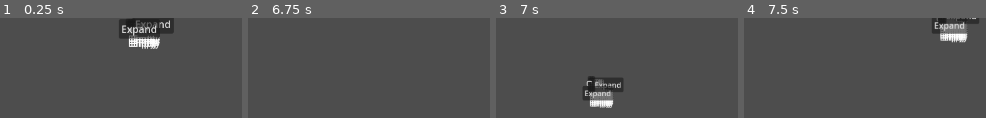
Above: before the commit, frames 1-4 (left to right).
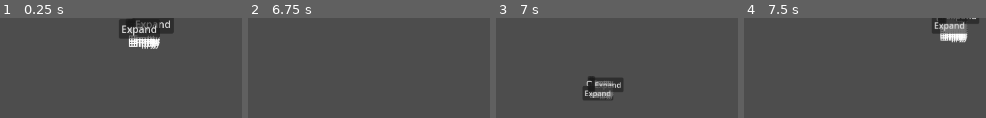
Above: after the commit, the same moments.

Repository: AtkinTC/Godot-Garden
Game: Godot game, scene res://Scenes/main.tscn
The game is run twice, just before and just after one commit, with the same random seed, the same clock (stepped at 60 frames per second) and the same inputs.
Inputs (mouse positions are in pixels of both pictures, inside the frame that each line leads up to):
- Up to frame 1 (0.25 s): no input
- Up to frame 2 (6.75 s): click (376, 21) at 0.52 s; click "Expand" at 1.25 s; click "Expand" at 2 s; tap Enter at 2.75, 5, 6.5 s; move the mouse to (outside the picture) at 2.77 s; hold D (ui_right) 2.78-3.53 s; tap Mouse wheel up (zoom_in) at 2.85, 4.35, 5.85 s; move the mouse to (outside the picture) at 3.52 s; hold S (ui_down) 3.53-4.28 s; tap Mouse wheel down (zoom_out) at 3.6, 5.1, 6.6 s; tap Space at 4.25, 5.75 s; move the mouse to (outside the picture) at 4.27 s; hold D (ui_right) 4.28-5.03 s; move the mouse to (outside the picture) at 5.02 s; hold W (ui_up) 5.03-5.78 s; move the mouse to (outside the picture) at 5.77 s; hold A (ui_left) from 5.78 s (still down); move the mouse to (outside the picture) at 6.52 s
- Up to frame 3 (7 s): keep holding A (ui_left)
- Up to frame 4 (7.5 s): move the mouse to (outside the picture) at 7.27 s; release A (ui_left) at 7.28 s; hold S (ui_down) from 7.28 s (still down); tap Mouse wheel up (zoom_in) at 7.35 s

Frames 1-2 are identical in both runs. In frame 3, 1.2% of the frame differs, in the area x 38-49%, y 61-90%; in frame 4, nothing differs.
Error after the commit: Invalid access to property or key 'minimum_size' on a base object of type 'TextureProgressBar'. (res://Scenes/Garden/GardenPlotNode.gd:67)

Commit message:
GardenPlot display changes when camera zooms out

Diff:
--- a/Scenes/Garden/GardenPlotNode.gd
+++ b/Scenes/Garden/GardenPlotNode.gd
@@ -1,7 +1,16 @@
 extends Control
 class_name GardenPlotNode
 
+enum ZOOM_STATES {ZOOMED_IN, ZOOMED_OUT}
+
+var zoom_state = ZOOM_STATES.ZOOMED_IN
+@export var zoom_threshold := 0.75
+
 var plot_coord : Vector2
+
+@onready var body : Control = $V
+
+@onready var body_min : Control = $VMin
 
 @onready var coord_label : Label = $V/CoordLabel
 @onready var planted_label : Label = $V/PlantedLabel
@@ -13,16 +22,17 @@
 
 func _ready():
 	update_display()
+	update_zoom_state()
 
 func _process(delta):
 	update_display()
+	update_zoom_state()
 
 func set_plot_coord(_plot_coord : Vector2) -> void:
 	plot_coord = _plot_coord
 
 func update_display() -> void:
 	coord_label.text = str(plot_coord)
-
 	var garden_plot : GardenPlot = PlantManager.get_garden_plot(plot_coord)
 	if(!garden_plot):
 		return
@@ -37,6 +47,34 @@
 
 	water_progress_bar.max_value = garden_plot.get_water_capacity()
 	water_progress_bar.value = garden_plot.get_water_level()
+
+func update_zoom_state() -> void:
+	var zoom_level = CameraManager.get_camera_zoom_level()
+
+	if(zoom_level <= zoom_threshold):
+		set_zoom_state(ZOOM_STATES.ZOOMED_OUT)
+	else:
+		set_zoom_state(ZOOM_STATES.ZOOMED_IN)
+
+func set_zoom_state(_zoom_state):
+	if(zoom_state == _zoom_state):
+		return
+
+	zoom_state = _zoom_state
+	if(zoom_state == ZOOM_STATES.ZOOMED_OUT):
+		coord_label.visible = false
+		grow_progress_bar.size.y = 30
+		grow_progress_bar.minimum_size.y = 30
+		water_progress_bar.size.y = 30
+		water_progress_bar.minimum_size.y = 30
+		return
+	if(zoom_state == ZOOM_STATES.ZOOMED_IN):
+		coord_label.visible = true
+		grow_progress_bar.size.y = 20
+		grow_progress_bar.minimum_size.y = 20
+		water_progress_bar.size.y = 20
+		water_progress_bar.minimum_size.y = 20
+		return
 
 func _on_plant_button_pressed():
 	var garden_plot : GardenPlot = PlantManager.get_garden_plot(plot_coord)
--- a/Scenes/Garden/GardenPlotNode.tscn
+++ b/Scenes/Garden/GardenPlotNode.tscn
@@ -43,7 +43,7 @@
 offset_right = 100.0
 offset_bottom = 44.0
 theme_override_font_sizes/font_size = 14
-text = "Planted_Label
+text = "PLANTED
 "
 
 [node name="GrowProgressBar" type="TextureProgressBar" parent="V"]
--- a/Scenes/main.tscn
+++ b/Scenes/main.tscn
@@ -69,8 +69,8 @@
 columns = 2
 
 [node name="Grid" type="GridContainer" parent="GardenNode/GardenGrid/UIGrid"]
-offset_right = 120.0
-offset_bottom = 135.0
+offset_right = 100.0
+offset_bottom = 100.0
 size_flags_horizontal = 3
 columns = 4
 metadata/_edit_layout_mode = 1
@@ -79,10 +79,10 @@
 [node name="GardenPlot" parent="GardenNode/GardenGrid/UIGrid/Grid" instance=ExtResource( "2_klh75" )]
 
 [node name="Right" type="Panel" parent="GardenNode/GardenGrid/UIGrid"]
-minimum_size = Vector2(120, 135)
-offset_left = 124.0
-offset_right = 244.0
-offset_bottom = 135.0
+minimum_size = Vector2(100, 100)
+offset_left = 104.0
+offset_right = 204.0
+offset_bottom = 100.0
 size_flags_horizontal = 0
 size_flags_vertical = 4
 
@@ -95,13 +95,16 @@
 offset_top = -15.5
 offset_right = 33.0
 offset_bottom = 15.5
+grow_horizontal = 2
+grow_vertical = 2
 text = "Expand"
+metadata/_edit_use_custom_anchors = false
 
 [node name="Down" type="Panel" parent="GardenNode/GardenGrid/UIGrid"]
-minimum_size = Vector2(120, 135)
-offset_top = 139.0
-offset_right = 120.0
-offset_bottom = 274.0
+minimum_size = Vector2(100, 100)
+offset_top = 104.0
+offset_right = 100.0
+offset_bottom = 204.0
 size_flags_horizontal = 4
 size_flags_vertical = 0
 
@@ -114,7 +117,10 @@
 offset_top = -15.5
 offset_right = 33.0
 offset_bottom = 15.5
+grow_horizontal = 2
+grow_vertical = 2
 text = "Expand"
+metadata/_edit_use_custom_anchors = false
 
 [node name="Camera" type="Camera2D" parent="."]
 position = Vector2(640, 360)
--- a/Scripts/Camera.gd
+++ b/Scripts/Camera.gd
@@ -1,4 +1,5 @@
 extends Camera2D
+class_name CustCamera2D
 
 @export var left_action : String = "ui_left"
 @export var right_action : String = "ui_right"
@@ -27,7 +28,7 @@
 
 # Called when the node enters the scene tree for the first time.
 func _ready():
-	pass # Replace with function body.
+	CameraManager.connect_camera(self)
 
 func _process(_delta):
 	var adj_max_speed = max_speed / zoom_level
@@ -58,8 +59,10 @@
 	zoom_level = clamp(zoom_level + zoom_speed, min_zoom, max_zoom)
 	set_zoom(Vector2(zoom_level, zoom_level))
 
-
 func _input(event):
 	move_direction.x = Input.get_action_strength(right_action) - Input.get_action_strength(left_action)
 	move_direction.y = Input.get_action_strength(down_action) - Input.get_action_strength(up_action)
 	zoom_direction = Input.get_action_strength(zoom_in_action) - Input.get_action_strength(zoom_out_action)
+
+func get_zoom_level() -> float:
+	return zoom_level
--- /dev/null
+++ b/Singletons/CameraManager.gd
@@ -0,0 +1,12 @@
+extends Node
+
+var camera : CustCamera2D
+
+func connect_camera(_camera):
+	camera = _camera
+
+func get_camera_zoom_level():
+	if(!camera):
+		return -1
+
+	return camera.get_zoom_level()
--- a/project.godot
+++ b/project.godot
@@ -13,6 +13,11 @@
 "class": &"ActionsMenu",
 "language": &"GDScript",
 "path": "res://Scripts/ActionsMenu.gd"
+}, {
+"base": "Camera2D",
+"class": &"CustCamera2D",
+"language": &"GDScript",
+"path": "res://Scripts/Camera.gd"
 }, {
 "base": "Control",
 "class": &"GardenGrid",
@@ -36,6 +41,7 @@
 }]
 _global_script_class_icons={
 "ActionsMenu": "",
+"CustCamera2D": "",
 "GardenGrid": "",
 "GardenPlot": "",
 "GardenPlotNode": "",
@@ -53,6 +59,7 @@
 
 PlantManager="*res://Singletons/PlantManager.gd"
 ActionManager="*res://Singletons/ActionManager.gd"
+CameraManager="*res://Singletons/CameraManager.gd"
 
 [display]
 
